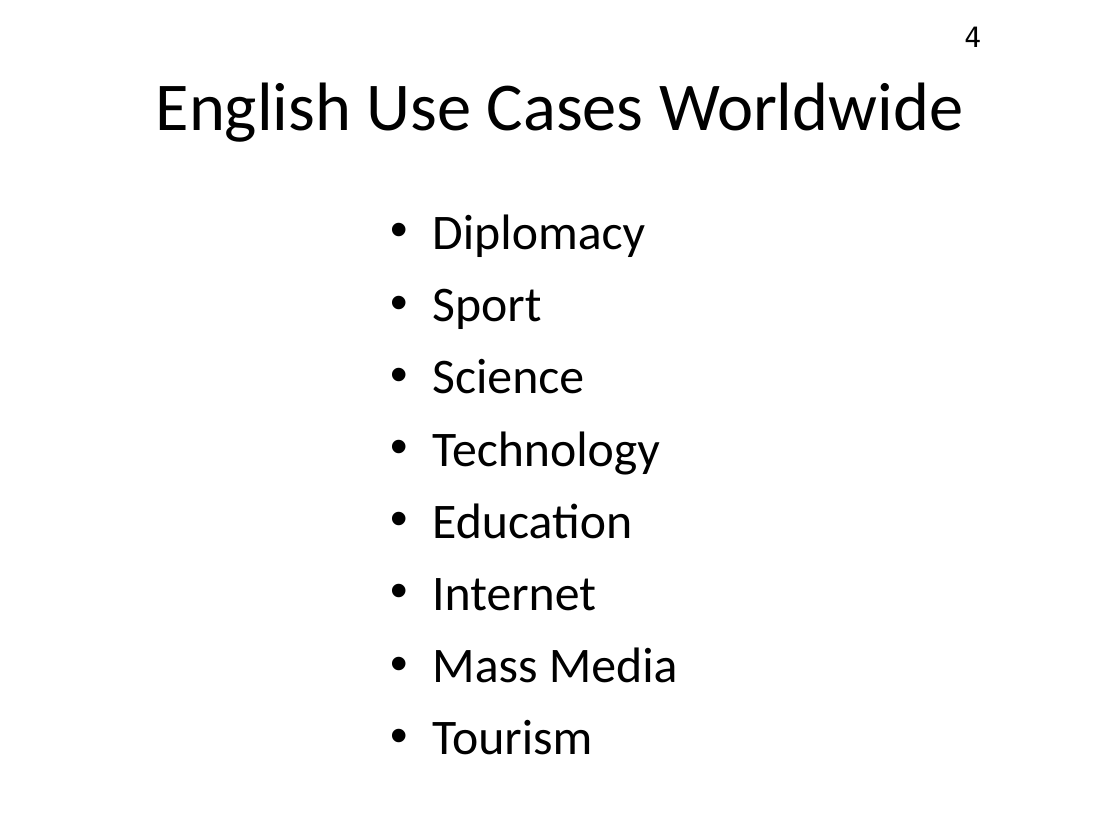
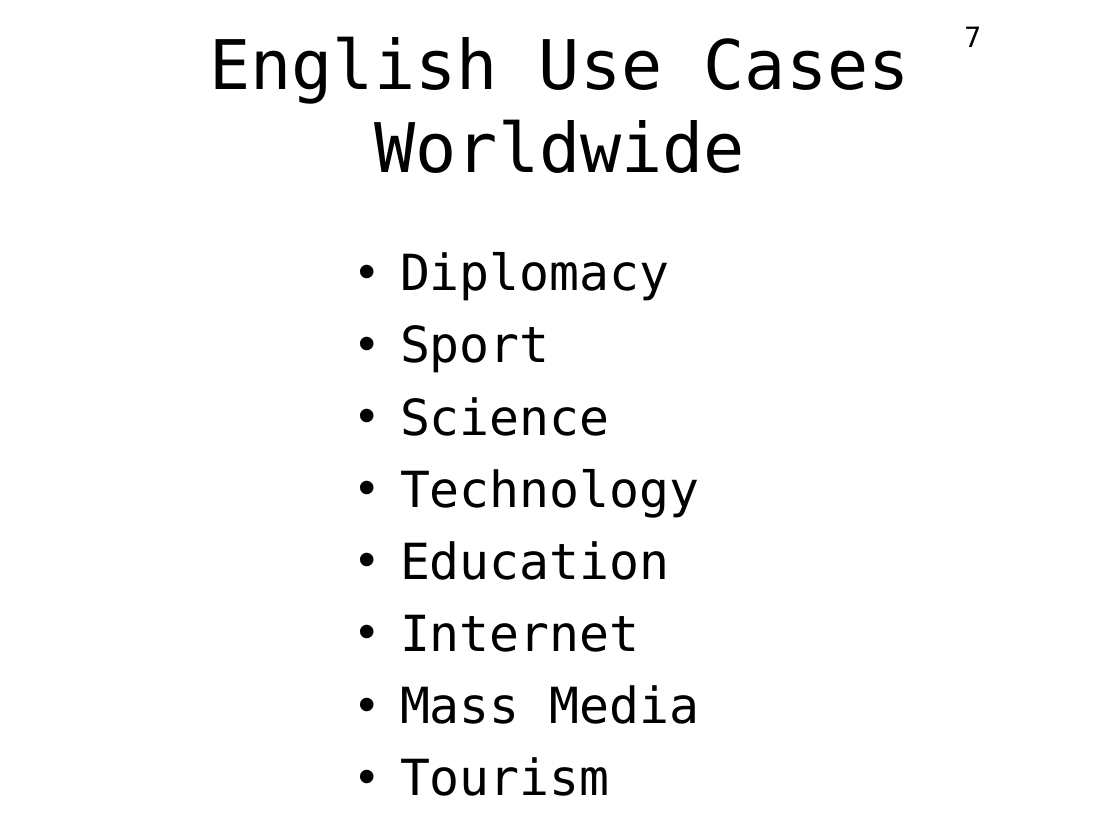
Before and after one commit to konstunn/eng, a slide deck: slide 7 of sem2/eng4tech/english4techmakers.odp (slide 4 before the commit). Drawn at 1120x840 pixels with LibreOffice and Linux fonts; fonts in the diff are those of the drawing. Boxes give left, top, right and bottom in pixels: in the first picture for what was removed or moved away, otherwise in the second. Text is boxed around its words. In the diff, an @@ line names an element or a change of style, - is before the commit and + after.

```diff
--- a/sem2/eng4tech/english4techmakers.odp
+++ b/sem2/eng4tech/english4techmakers.odp
@@ title "English Use Cases Worldwide": place and size @@
-title "English Use Cases Worldwide" at [156,82,963,142]
+title "English Use Cases Worldwide" at [209,36,910,173]
@@ title "English Use Cases Worldwide" at [209,36,910,173]: font Calibri to DejaVu Sans Mono @@
@@ page number at [964,26,981,47]: text changed @@
-4
+7
@@ text "Diplomacy" at [400,252,700,796]: font Calibri to DejaVu Sans Mono @@
@@ text "Diplomacy": place and size @@
-text "Diplomacy" at [432,214,678,755]
+text "Diplomacy" at [400,252,700,796]
```
Also in this commit, not shown: 6 other slides changed, 6 slides added, 3 slides removed.
